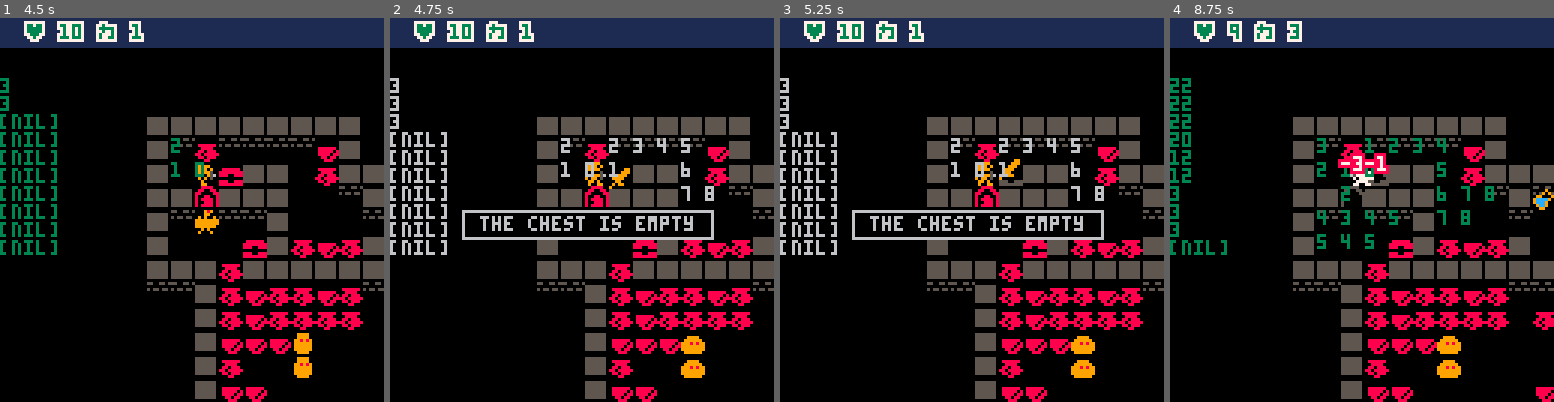
Above: before the commit, frames 1-4 (left to right).
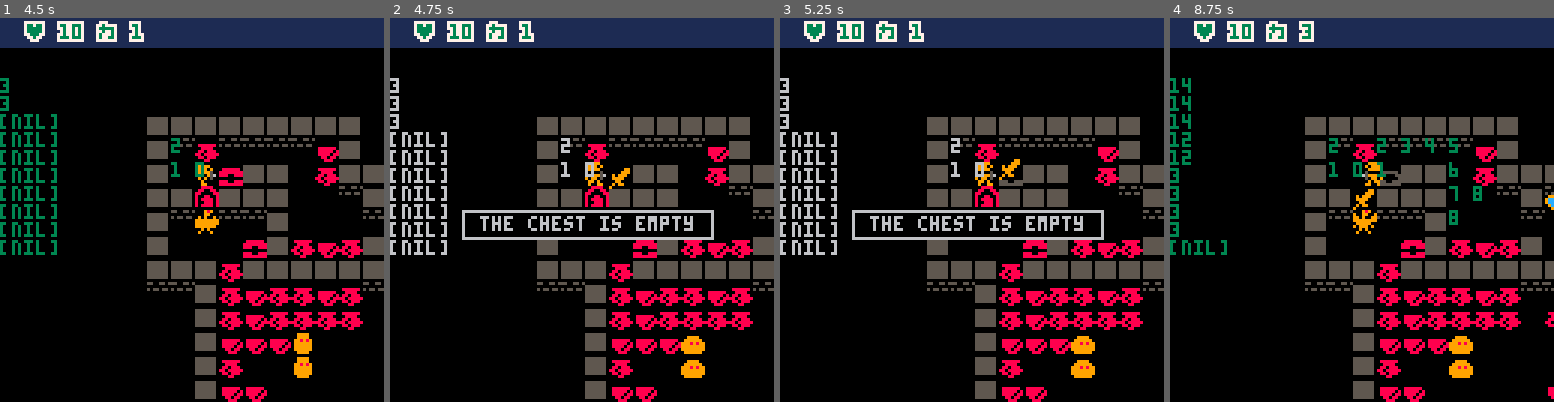
Above: after the commit, the same moments.

Repository: chebastian/picoabyss
Game: PICO-8 cartridge rouge.p8
The game is run twice, just before and just after one commit, with the same random seed, the same clock (stepped at 60 frames per second) and the same inputs.
Inputs:
- Up to frame 1 (4.5 s): tap X (X key) at 0.33, 1.07, 1.85, 2.97, 4.08 s; tap O (Z key) at 0.7, 1.7, 2.1, 2.5, 2.9, 3.3, 3.7, 4.1 s; hold Right 1.6-2.1 s; hold Up 2.15-2.42 s; hold Right 2.47-3.03 s; hold Left 3.08-3.58 s; hold Down 3.63-3.97 s; hold Right from 4.02 s (still down)
- Up to frame 2 (4.75 s): tap O (Z key) at 4.5 s; release Right at 4.68 s; hold Up from 4.73 s (still down)
- Up to frame 3 (5.25 s): tap O (Z key) at 4.9 s; release Up at 5.03 s; hold Left from 5.08 s (still down); tap X (X key) at 5.2 s
- Up to frame 4 (8.75 s): tap O (Z key) every 0.4 s from 5.3 to 8.5 s; release Left at 5.68 s; hold Down 5.73-6.03 s; hold Right 6.08-6.58 s; tap X (X key) at 6.32, 7.43, 8.55 s; hold Right 6.63-7.13 s; hold Up 7.18-7.45 s; hold Right 7.5-8.07 s; hold Left 8.12-8.62 s; hold Down from 8.67 s (still down)

Frame 1 is identical in both runs. In frame 2, 0.5% of the frame differs, in the area x 57-85%, y 31-48%; in frame 3, 0.5%; in frame 4, 17%, in the area x 0-100%, y 0-100%.

Commit message:
dont fill tiles which are occupied

Diff:
--- a/rouge.p8
+++ b/rouge.p8
@@ -967,11 +967,11 @@
 	 for ite in all(nxt) do
 		 for d in all(dirs) do
 		  local it = ite.po
-		  local pi ptoi(it)
 		  local np = p(it.x+d.x,it.y+d.y)
+		  local pi = ptoi(np)
 		  if(chk_solid(np) == false
 					  and ocp[pi] == nil
-					  and visited[ptoi(np)] == nil)
+					  and visited[pi] == nil)
 		  then
 		   visited[ptoi(np)] = true
 		   add(queue,{po=p(np.x,np.y),dst=dpth})
